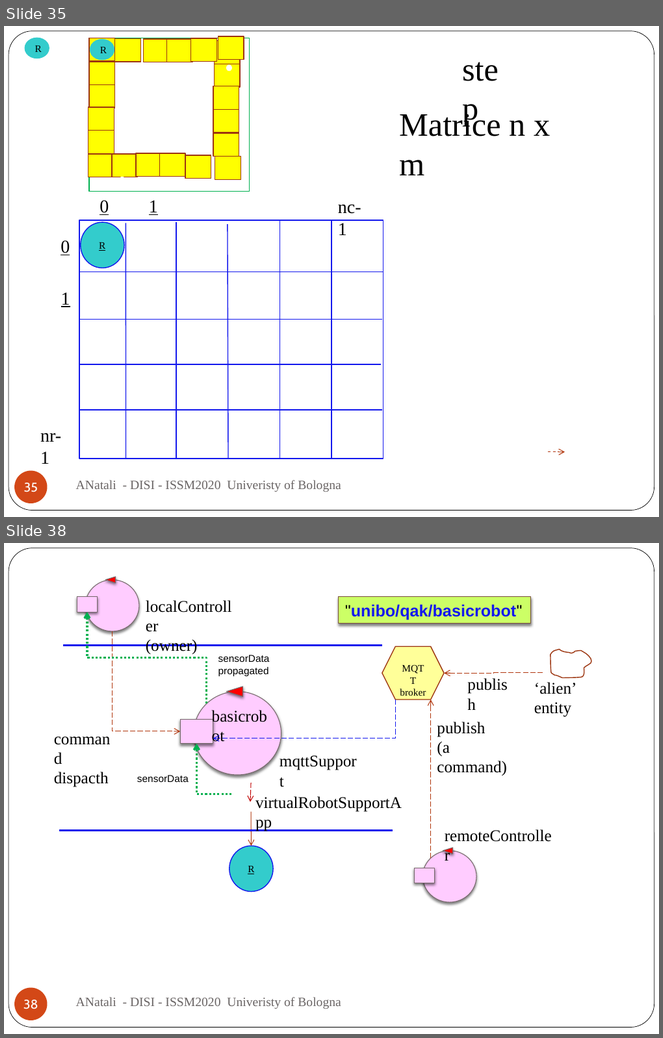
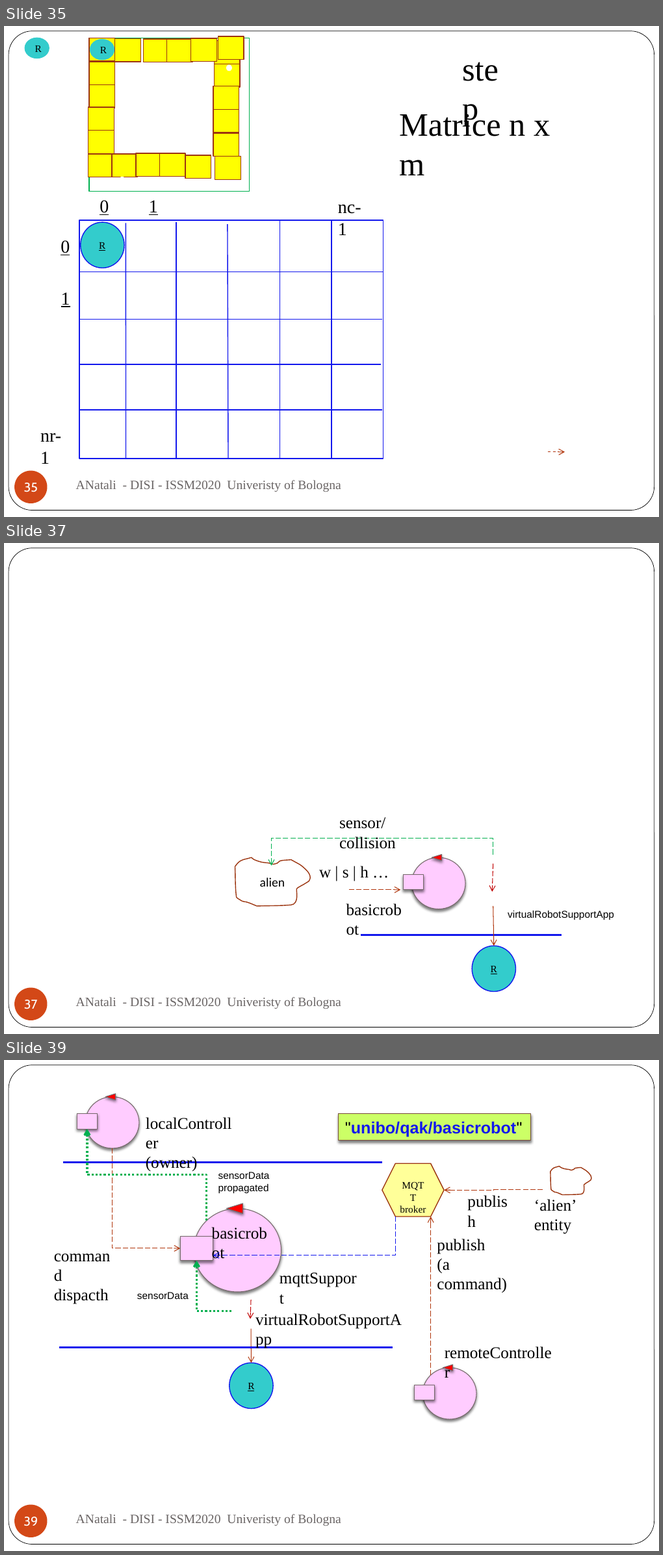
Before and after one commit to anatali/iss2020LabBo, a slide deck: it.unibo.issLabStart/userDocs/ISSM2020.pptx. Shown one above the other, each under a label of ours: slides 35 and 38 before the commit, slides 35, 37 and 39 after it; the slides between them are not shown. The pictures are 663x1038 and 663x1555 pixels, drawn with LibreOffice and Linux fonts; fonts in the diff are those of the drawing; background and template pictures are left out. Boxes give left, top, right and bottom in pixels: in the first picture for what was removed or moved away, otherwise in the second. Text is boxed around its words. In the diff, an @@ line names an element or a change of style, - is before the commit and + after.

```diff
--- a/it.unibo.issLabStart/userDocs/ISSM2020.pptx
+++ b/it.unibo.issLabStart/userDocs/ISSM2020.pptx
@@ slide 37 added at (4, 543, 659, 1034), background #FFFFFF; not listed: 1 template element that a slide beside it also shows @@
@@ text added at (339, 817, 396, 849), 18 pt, text #000000 @@
+sensor/collision
@@ elbow arrow added from (493, 855) to (271, 866), #00B050 0.75 pt dashed @@
@@ freeform shape added at (235, 858, 311, 906), fill #FFFFFF, outline #9C3511 1 pt @@
@@ ellipse added at (261, 866, 282, 882), fill #FFFFFF, outline #FFFFFF 1 pt @@
@@ text added at (319, 866, 369, 878), 18 pt, text #000000 @@
+w | s | h …
@@ ellipse added at (412, 858, 466, 909), fill #FFCCFF, outline #75696A 0.75 pt @@
@@ triangle added at (432, 855, 441, 861), fill #FF0000, outline #75696A 0.75 pt @@
@@ arrow added from (493, 864) to (492, 892), #C00000 0.75 pt dashed @@
@@ text added at (260, 878, 285, 887), 14 pt, text #000000 @@
+alien
@@ arrow added from (348, 890) to (400, 890), #B1360B 0.75 pt dashed @@
@@ rectangle added at (404, 875, 424, 889), fill #FFCCFF, outline #75696A 0.75 pt @@
@@ text added at (340, 896, 415, 923), 18 pt, text #000000 @@
+basicrobot
@@ arrow added from (493, 906) to (494, 946), #B1360B 0.75 pt @@
@@ text added at (508, 911, 614, 920), 11 pt, text #000000 @@
+virtualRobotSupportApp
@@ line added from (360, 936) to (562, 936), #1318ED 2.25 pt @@
@@ ellipse added at (472, 946, 516, 991), fill #33CCCC, outline #1318ED 1 pt, 11 pt, text #000000, underline @@
+R
@@ page number added at (14, 988, 48, 1021), fill #D34817, 14 pt, text #FFFFFF @@
+37
@@ text added at (76, 997, 341, 1009), 14 pt, text #696464 @@
+ANatali - DISI - ISSM2020 Univeristy of Bologna
@@ what was slide 38 is now slide 39 @@
@@ page number at (24, 1517, 38, 1527): text changed @@
-38
+39
```
Also in this commit, not shown: 2 slides changed, 52 other files.
